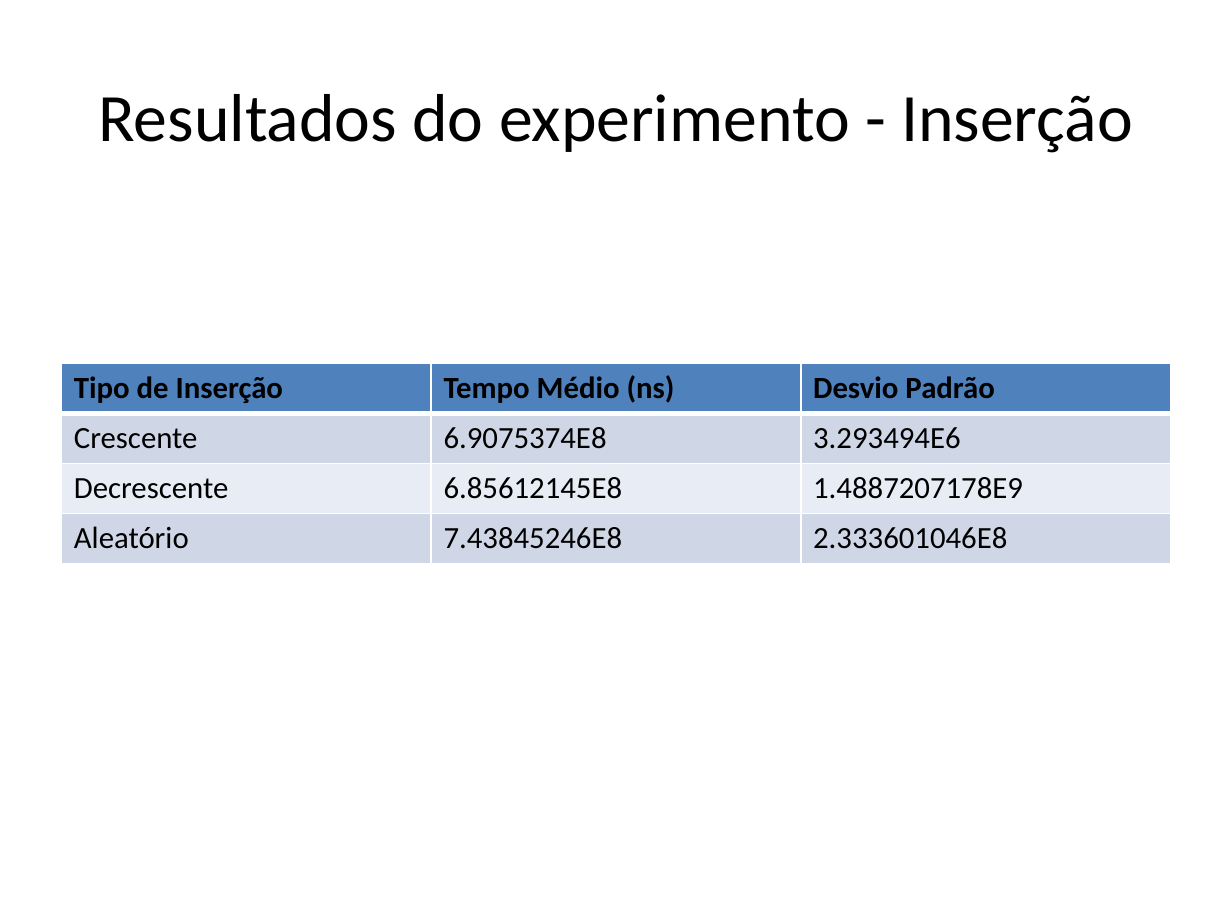
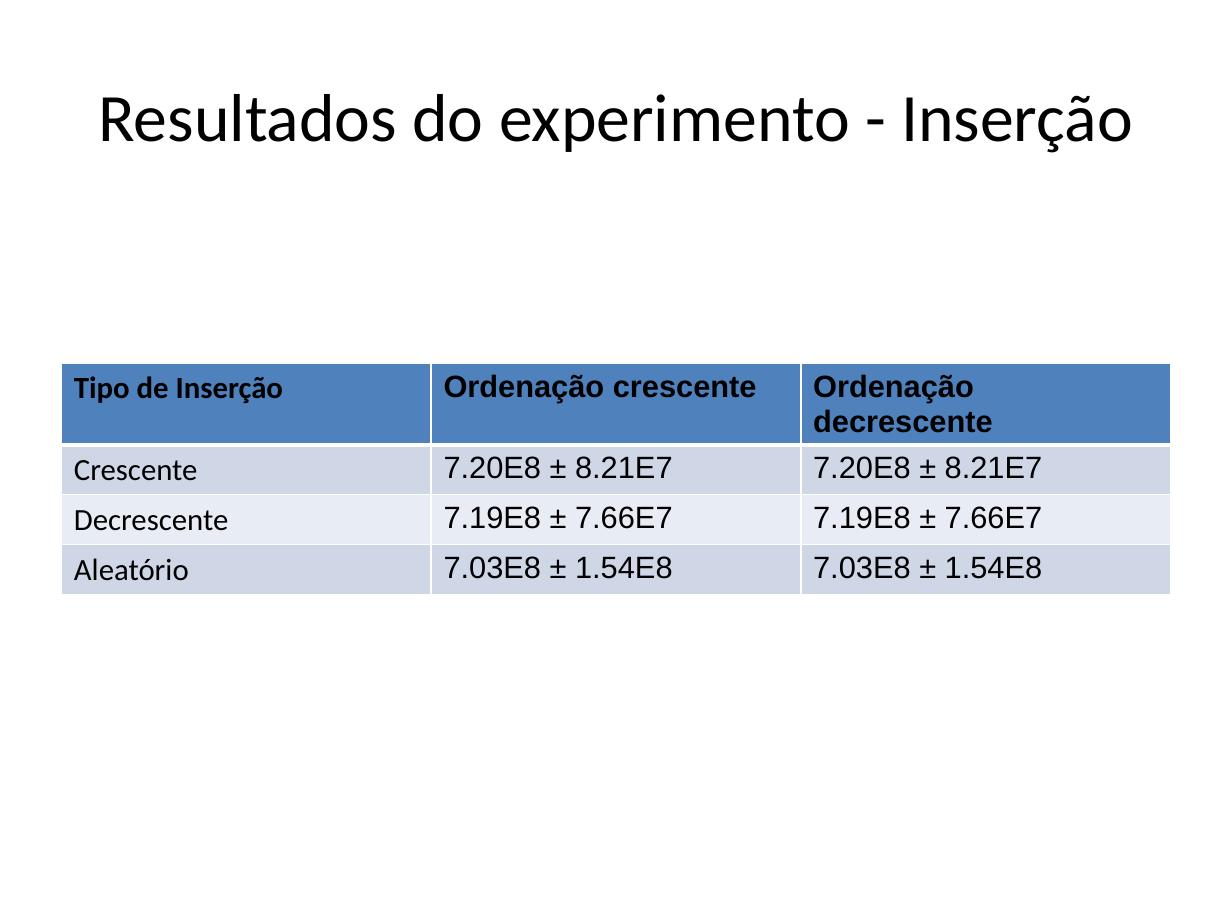
Before and after one commit to Anderson-LS-Oliveira/ArranjoOrdenado, a slide deck: slide 7 of Arranjo_Ordenado.pptx (slide 5 before the commit). Drawn at 1232x924 pixels with LibreOffice and Linux fonts; fonts in the diff are those of the drawing. Boxes give left, top, right and bottom in pixels: in the first picture for what was removed or moved away, otherwise in the second. Text is boxed around its words. In the diff, an @@ line names an element or a change of style, - is before the commit and + after.

```diff
--- a/Arranjo_Ordenado.pptx
+++ b/Arranjo_Ordenado.pptx
@@ table at <box>62,363,1170,768</box> @@
-row 1, column 2: Tempo Médio (ns)
+row 1, column 2: Ordenação crescente
-row 1, column 3: Desvio Padrão
+row 1, column 3: Ordenação decrescente
-row 2, column 2: 6.9075374E8
+row 2, column 2: 7.20E8 ± 8.21E7
-row 2, column 3: 3.293494E6
+row 2, column 3: 7.20E8 ± 8.21E7
-row 3, column 2: 6.85612145E8
+row 3, column 2: 7.19E8 ± 7.66E7
-row 3, column 3: 1.4887207178E9
+row 3, column 3: 7.19E8 ± 7.66E7
-row 4, column 2: 7.43845246E8
+row 4, column 2: 7.03E8 ± 1.54E8
-row 4, column 3: 2.333601046E8
+row 4, column 3: 7.03E8 ± 1.54E8
```
Also in this commit, not shown: 5 other slides changed, 4 slides added, 1 slide removed.
